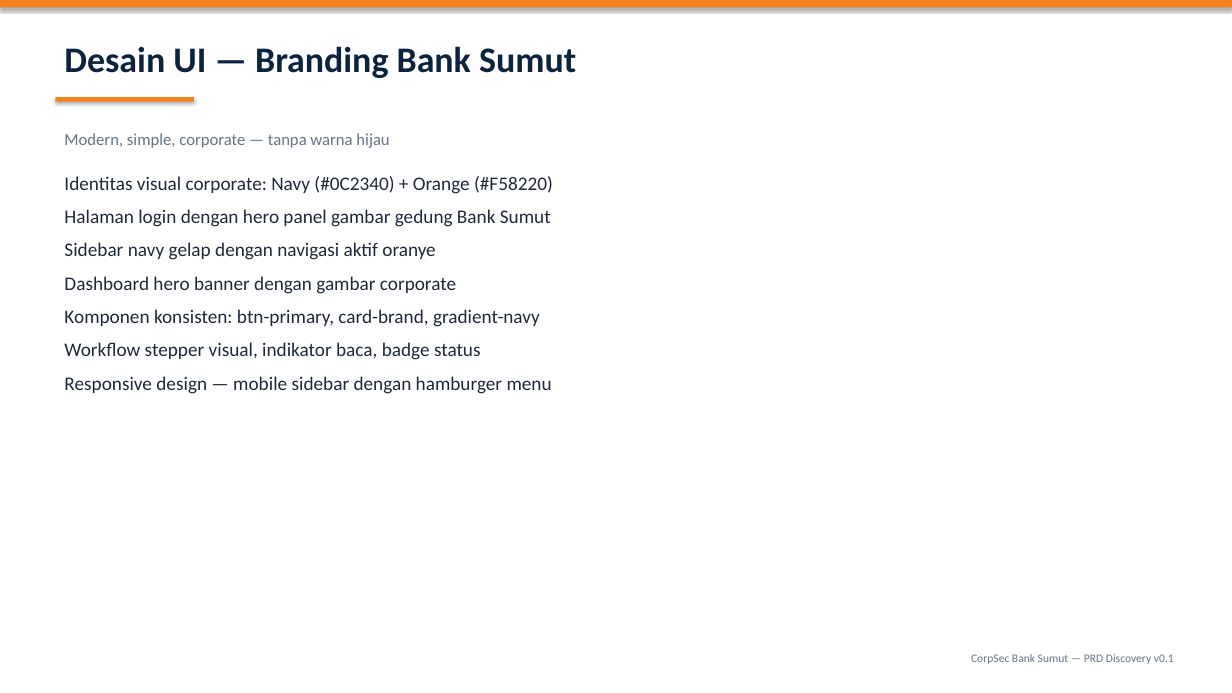
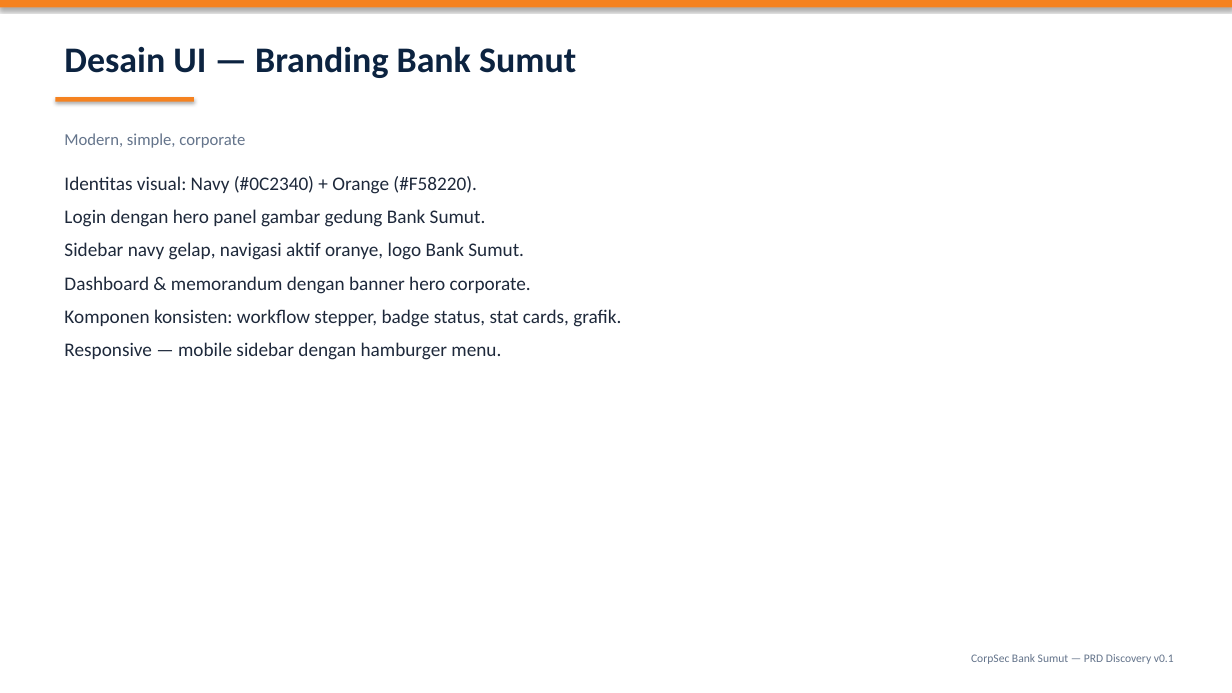
Before and after one commit to kelompok8ai/repo-day1-a, a slide deck: slide 13 of docs/CorpSec-Bank-Sumut-Presentasi.pptx (slide 29 before the commit). Drawn at 1232x693 pixels with LibreOffice and Linux fonts; fonts in the diff are those of the drawing. Boxes give left, top, right and bottom in pixels: in the first picture for what was removed or moved away, otherwise in the second. Text is boxed around its words. In the diff, an @@ line names an element or a change of style, - is before the commit and + after.

```diff
--- a/docs/CorpSec-Bank-Sumut-Presentasi.pptx
+++ b/docs/CorpSec-Bank-Sumut-Presentasi.pptx
@@ text at [64, 133, 245, 148]: text changed @@
-Modern, simple, corporate — tanpa warna hijau
+Modern, simple, corporate
@@ text at [64, 176, 621, 360]: text changed @@
-Identitas visual corporate: Navy (#0C2340) + Orange (#F58220)
-Halaman login dengan hero panel gambar gedung Bank Sumut
-Sidebar navy gelap dengan navigasi aktif oranye
-Dashboard hero banner dengan gambar corporate
-Komponen konsisten: btn-primary, card-brand, gradient-navy
-Workflow stepper visual, indikator baca, badge status
-Responsive design — mobile sidebar dengan hamburger menu
+Identitas visual: Navy (#0C2340) + Orange (#F58220).
+Login dengan hero panel gambar gedung Bank Sumut.
+Sidebar navy gelap, navigasi aktif oranye, logo Bank Sumut.
+Dashboard & memorandum dengan banner hero corporate.
+Komponen konsisten: workflow stepper, badge status, stat cards, grafik.
+Responsive — mobile sidebar dengan hamburger menu.
```
Also in this commit, not shown: 14 other slides changed, 19 slides removed, 1 other file.
